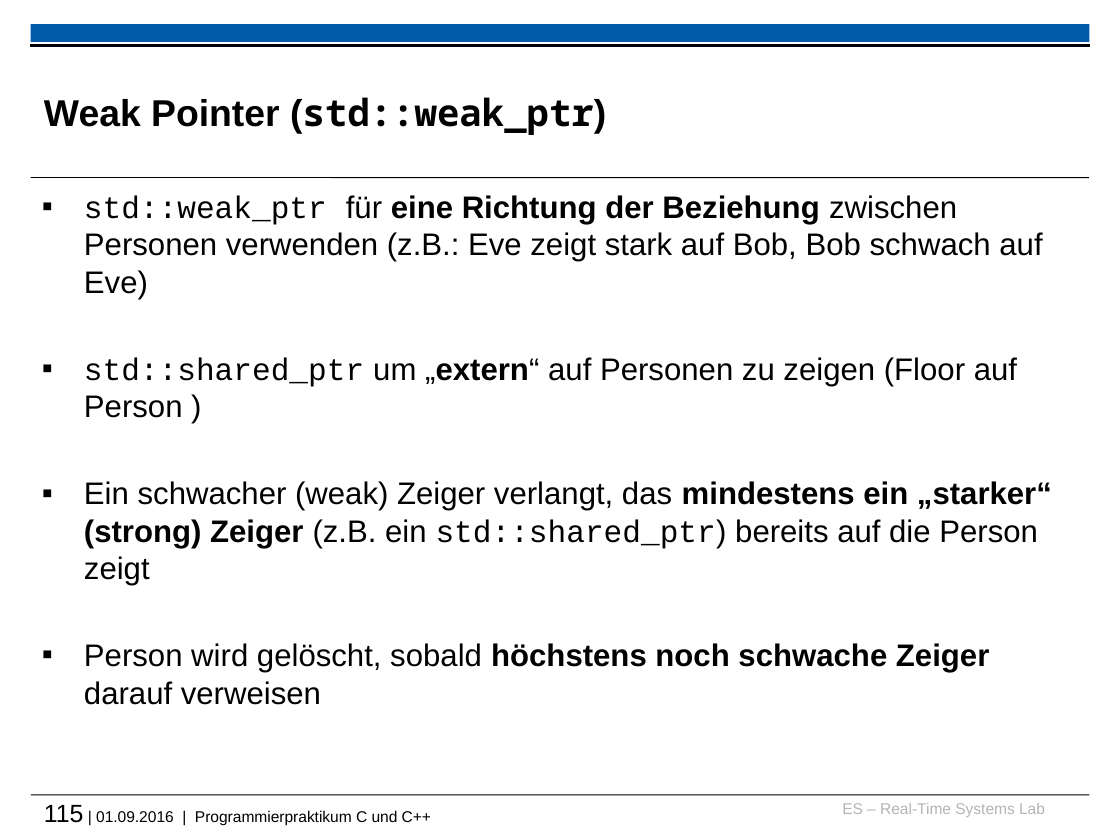
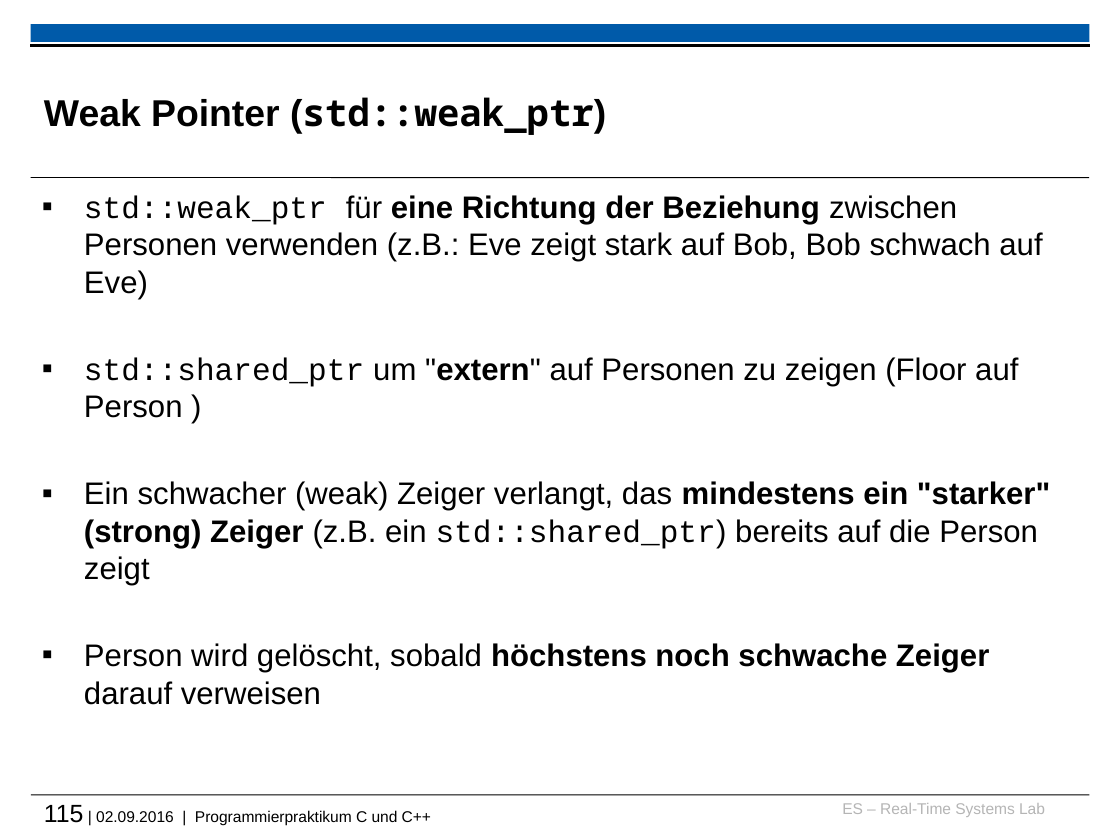
Before and after one commit to h82k/tud-cppp, a slide deck: slide 115 of cppp_lecture.pptx. Drawn at 1120x840 pixels with LibreOffice and Linux fonts; fonts in the diff are those of the drawing; background and template pictures are left out. Boxes give left, top, right and bottom in pixels: in the first picture for what was removed or moved away, otherwise in the second. Text is boxed around its words. In the diff, an @@ line names an element or a change of style, - is before the commit and + after.

```diff
--- a/cppp_lecture.pptx
+++ b/cppp_lecture.pptx
@@ text at box(84, 357, 1050, 585): text changed @@
-▪ std::shared_ptr um „extern“ auf Personen zu zeigen (Floor auf Person )
-▪ Ein schwacher (weak) Zeiger verlangt, das mindestens ein „starker“ (strong) Zeiger (z.B. ein std::shared_ptr) bereits auf die Person zeigt
+▪ std::shared_ptr um "extern" auf Personen zu zeigen (Floor auf Person )
+▪ Ein schwacher (weak) Zeiger verlangt, das mindestens ein "starker" (strong) Zeiger (z.B. ein std::shared_ptr) bereits auf die Person zeigt
@@ text at box(44, 805, 431, 825): text changed @@
-115 | 01.09.2016 | Programmierpraktikum C und C++
+115 | 02.09.2016 | Programmierpraktikum C und C++
```
Also in this commit, not shown: 68 other slides changed, 2 slides added, 2 other files.
